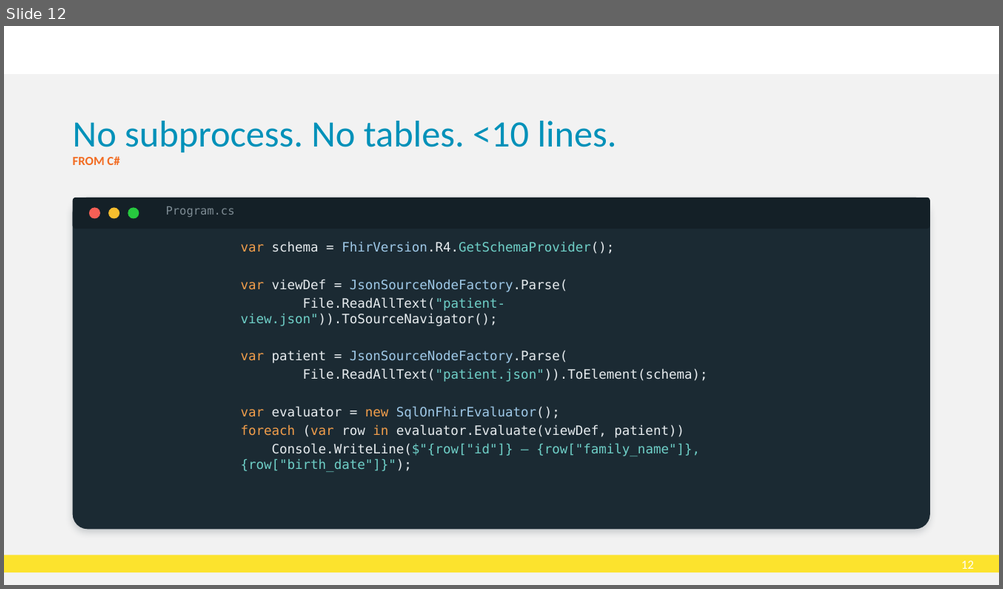
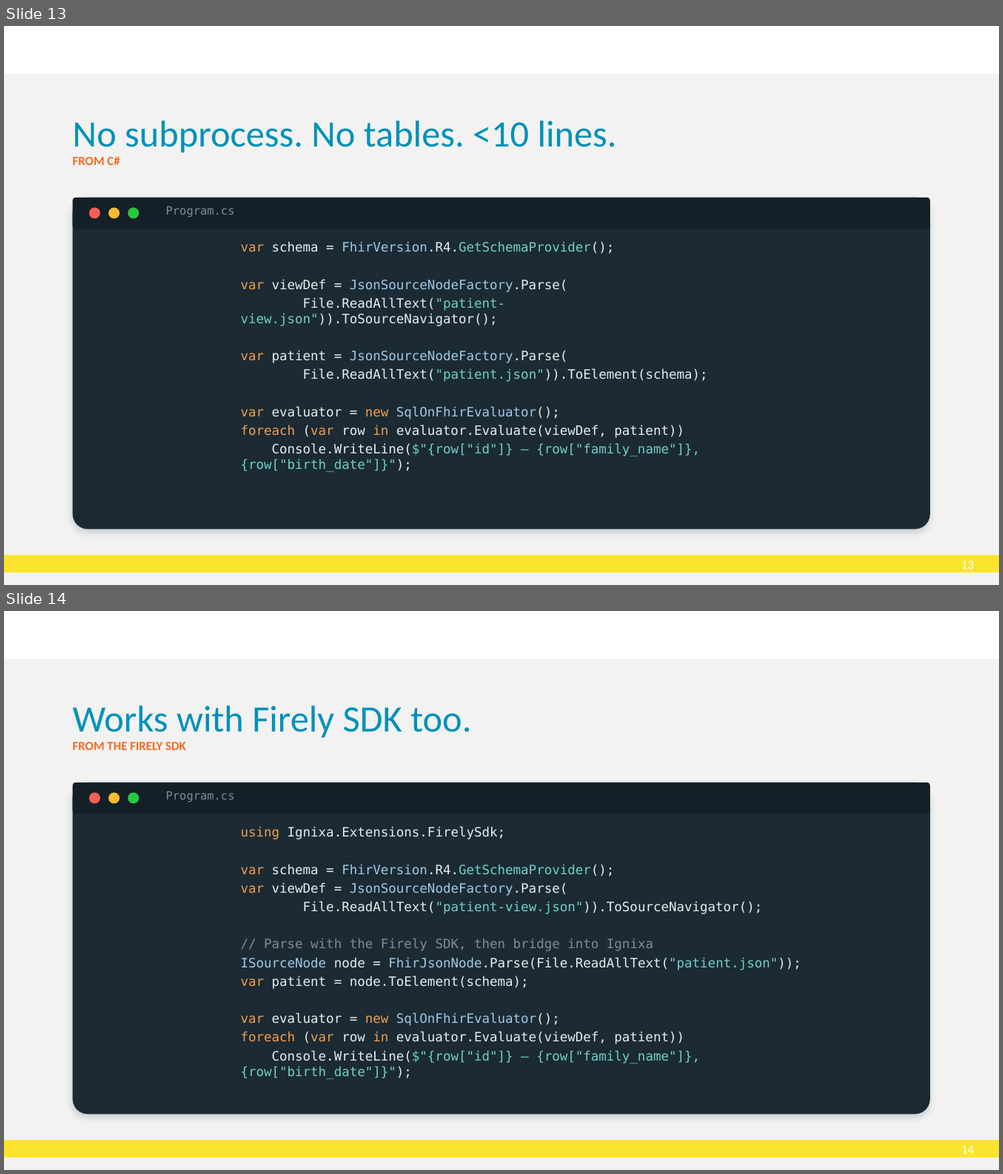
Before and after one commit to brendankowitz/FHIRDevDays2026, a slide deck: talks/talk1-sql-on-fhir/DD26_CT_260616_Brendan-Kowitz_SqlOnFhir.pptx. Shown one above the other, each under a label of ours: slide 12 before the commit, slides 13 and 14 after it. The pictures are 1003x589 and 1003x1174 pixels, drawn with LibreOffice and Linux fonts; fonts in the diff are those of the drawing; background and template pictures are left out. Boxes give left, top, right and bottom in pixels: in the first picture for what was removed or moved away, otherwise in the second. Text is boxed around its words. In the diff, an @@ line names an element or a change of style, - is before the commit and + after.

```diff
--- a/talks/talk1-sql-on-fhir/DD26_CT_260616_Brendan-Kowitz_SqlOnFhir.pptx
+++ b/talks/talk1-sql-on-fhir/DD26_CT_260616_Brendan-Kowitz_SqlOnFhir.pptx
@@ slide 14 added at (4, 611, 999, 1170), background #FFFFFF; not listed: 4 template elements that a slide beside it also shows @@
@@ title added at (73, 706, 471, 738), 36 pt, text #0091B9 @@
+Works with Firely SDK too.
@@ text added at (73, 742, 186, 750), 12 pt, text #F26B21, bold @@
+FROM THE FIRELY SDK
@@ rounded rectangle added at (73, 783, 930, 1115), fill #1B2A33 @@
@@ rounded rectangle added at (73, 783, 930, 814), fill #142027 @@
@@ ellipse added at (89, 793, 100, 804), fill #F55F56 @@
@@ ellipse added at (108, 793, 119, 804), fill #F5BD2E @@
@@ ellipse added at (128, 793, 139, 804), fill #27C93F @@
@@ text added at (166, 792, 235, 802), 11 pt, text #7E8C94 @@
+Program.cs
@@ text added at (241, 827, 801, 1064), 12.5 pt, text #E7ECEF @@
+using Ignixa.Extensions.FirelySdk;
+var schema = FhirVersion.R4.GetSchemaProvider();
+var viewDef = JsonSourceNodeFactory.Parse(
+File.ReadAllText("patient-view.json")).ToSourceNavigator();
+// Parse with the Firely SDK, then bridge into Ignixa
+ISourceNode node = FhirJsonNode.Parse(File.ReadAllText("patient.json"));
+var patient = node.ToElement(schema);
+var evaluator = new SqlOnFhirEvaluator();
+foreach (var row in evaluator.Evaluate(viewDef, patient))
+Console.WriteLine($"{row["id"]} — {row["family_name"]}, {row["birth_date"]}");
@@ what was slide 12 is now slide 13 @@
@@ page number at (961, 561, 973, 569): text changed @@
-12
+13
```
Also in this commit, not shown: 8 slides changed, 1 other slide added.
